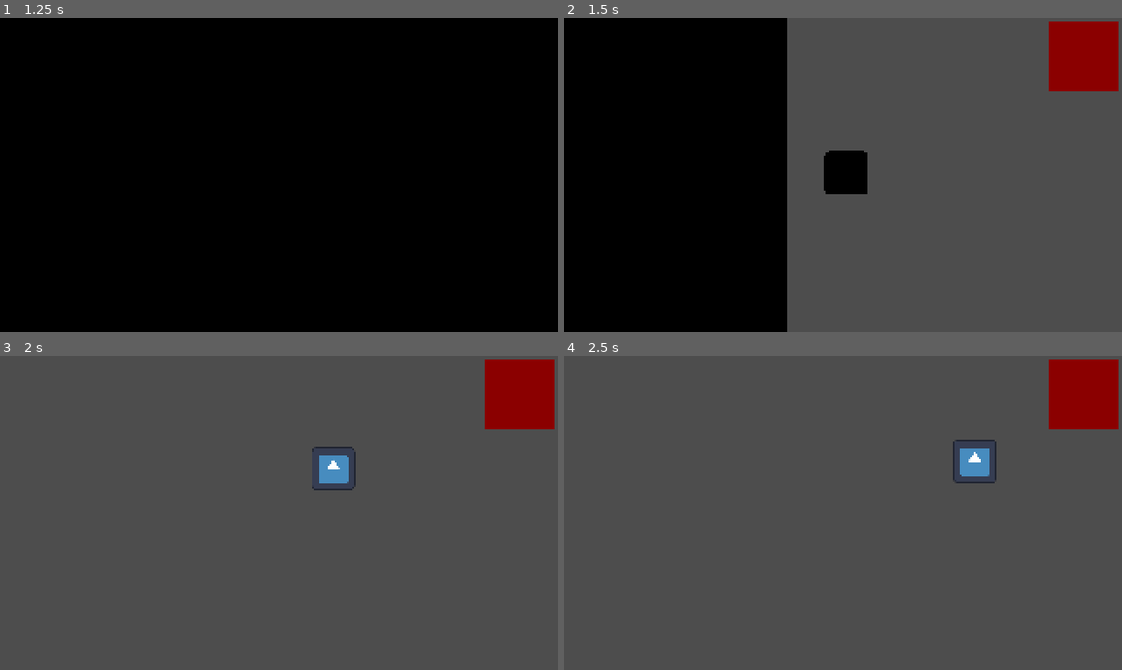
Above: before the commit, frames 1-4 (two rows, left to right).
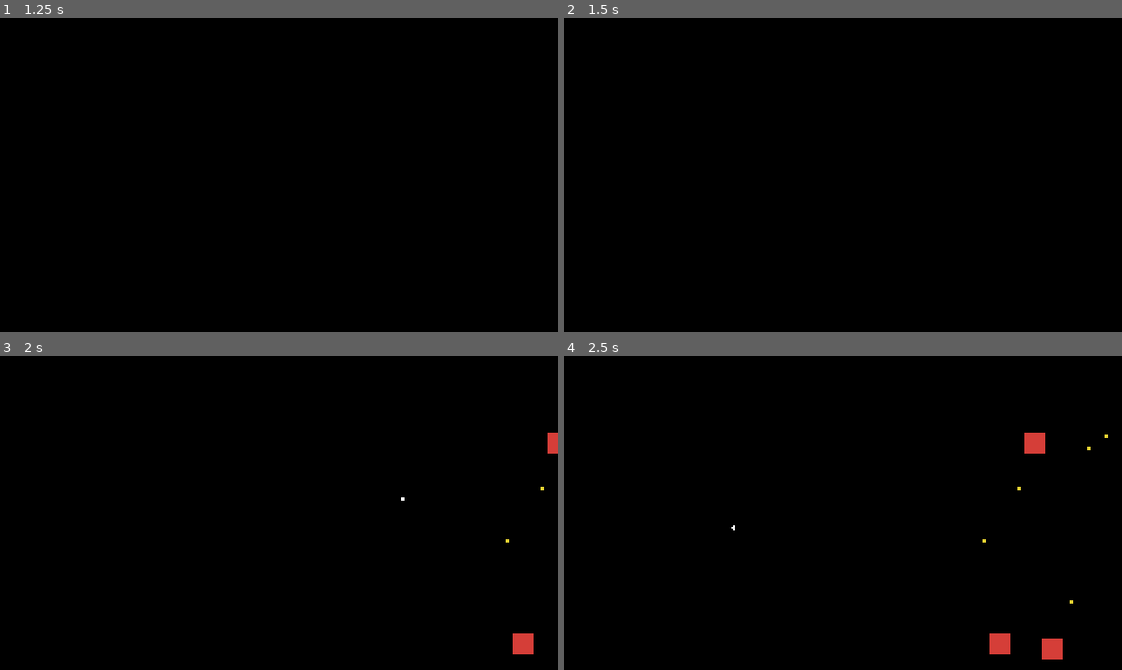
Above: after the commit, the same moments.

Repository: vitorascorrea/gmtk-jam-2024
Game: Godot game, scene res://screens/start_screen.tscn
The game is run twice, just before and just after one commit, with the same random seed, the same clock (stepped at 60 frames per second) and the same inputs. The engine's default icon, where the game draws it, is replaced by a stand-in: a white triangle on a blue panel in a dark square.
Inputs (mouse positions are in pixels of both pictures, inside the frame that each line leads up to):
- Up to frame 1 (1.25 s): click "Start" at 0.5 s
- Up to frame 2 (1.5 s): tap Enter at 1.25 s; move the mouse to (965, 159) at 1.27 s; hold Right (ui_right) from 1.28 s (still down); click (965, 159) at 1.35 s
- Up to frame 3 (2 s): keep holding Right (ui_right); tap Up (ui_up) at 1.52, 1.82 s; right-click (401, 497) at 1.55 s
- Up to frame 4 (2.5 s): keep holding Right (ui_right); move the mouse to (731, 528) at 2.02 s; right-click (731, 528) at 2.1 s; tap Up (ui_up) at 2.27, 2.3 s

Frame 1 is identical in both runs. In frame 2, 59% of the frame differs, in the area x 40-100%, y 0-100%; in frame 3, 100%, in the area x 0-100%, y 0-100%; in frame 4, 100%.

Commit message:
Exciting

Diff:
--- /dev/null
+++ b/dummy_scene.gd
@@ -0,0 +1,37 @@
+extends Node2D
+
+var pixel_scene = preload("res://entities/pixels/pixel.tscn")
+var destroyer_scene = preload("res://entities/destroyer/destroyer.tscn")
+var pixel_spawn_timer = Timer.new()
+var camera_zoom: float = 1.0
+
+# Called when the node enters the scene tree for the first time.
+func _ready() -> void:
+	pixel_spawn_timer.wait_time = 0.1
+	pixel_spawn_timer.autostart = true
+	pixel_spawn_timer.connect("timeout", _on_pixel_spawn_timer_timeout)
+	add_child(pixel_spawn_timer)
+
+	$Collector.connect("child_counted", _on_child_counter_timer_timeout)
+
+
+func _on_pixel_spawn_timer_timeout():
+	if randf() < 0.1:
+		var destroyer = destroyer_scene.instantiate()
+		destroyer.position = Vector2(320, randi_range(20, 170))
+		add_child(destroyer)
+	else:
+		var pixel = pixel_scene.instantiate()
+		pixel.position = Vector2(320, randi_range(20, 170))
+		add_child(pixel)
+
+
+func _on_child_counter_timer_timeout(child_count: int):
+	if child_count <= 1:
+		$CanvasLayer/PauseMenu.set_label_message("Game over")
+		$CanvasLayer/PauseMenu.trigger()
+		return
+	elif child_count > 100 and camera_zoom != 0.5:
+		camera_zoom = 0.5
+		var tween = get_tree().create_tween()
+		tween.tween_property($Camera2D, "zoom", Vector2(camera_zoom, camera_zoom), 1)
--- a/dummy_scene.tscn
+++ b/dummy_scene.tscn
@@ -1,27 +1,32 @@
-[gd_scene load_steps=5 format=3 uid="uid://dbjbvg5qkdwa3"]
+[gd_scene load_steps=4 format=3 uid="uid://dbjbvg5qkdwa3"]
 
 [ext_resource type="PackedScene" uid="uid://dlbme2uvym6ce" path="res://screens/pause_menu.tscn" id="1_5eebt"]
-[ext_resource type="PackedScene" uid="uid://dd1ow35lkxmgb" path="res://entities/state_machine_example/state_machine_example.tscn" id="2_6vqfn"]
-[ext_resource type="PackedScene" uid="uid://cvxirxbkcx8lk" path="res://entities/platformer_hero_example/platformer_hero_example.tscn" id="3_d5efm"]
-
-[sub_resource type="RectangleShape2D" id="RectangleShape2D_b3pvx"]
-size = Vector2(381, 20)
+[ext_resource type="Script" path="res://dummy_scene.gd" id="1_ecnis"]
+[ext_resource type="PackedScene" uid="uid://clv0rat1xmide" path="res://entities/collector/collector.tscn" id="2_6g616"]
 
 [node name="DummyScene" type="Node2D"]
+script = ExtResource("1_ecnis")
 
-[node name="PauseMenu" parent="." instance=ExtResource("1_5eebt")]
-visible = false
-offset_right = 320.0
-offset_bottom = 180.0
+[node name="ColorRect" type="ColorRect" parent="."]
+anchors_preset = 8
+anchor_left = 0.5
+anchor_top = 0.5
+anchor_right = 0.5
+anchor_bottom = 0.5
+offset_left = -449.0
+offset_top = -227.0
+offset_right = 750.0
+offset_bottom = 443.0
+grow_horizontal = 2
+grow_vertical = 2
+color = Color(0, 0, 0, 1)
 
-[node name="StateMachineExample" parent="." instance=ExtResource("2_6vqfn")]
-position = Vector2(298, 22)
+[node name="Camera2D" type="Camera2D" parent="."]
+position = Vector2(160, 90)
 
-[node name="PlatformerHeroExample" parent="." instance=ExtResource("3_d5efm")]
-position = Vector2(162, 89)
+[node name="Collector" parent="." instance=ExtResource("2_6g616")]
+position = Vector2(42, 89)
 
-[node name="Floor" type="StaticBody2D" parent="."]
+[node name="CanvasLayer" type="CanvasLayer" parent="."]
 
-[node name="CollisionShape2D" type="CollisionShape2D" parent="Floor"]
-position = Vector2(162, 126)
-shape = SubResource("RectangleShape2D_b3pvx")
+[node name="PauseMenu" parent="CanvasLayer" instance=ExtResource("1_5eebt")]
--- /dev/null
+++ b/entities/base_collider.gd
@@ -0,0 +1,46 @@
+class_name BaseCollider extends StaticBody2D
+
+var detection_area: Area2D
+var screen_notifier: VisibleOnScreenNotifier2D
+var owned: bool = false
+var speed: int = 100
+var min_size: int = 1
+
+
+func setup():
+	pass
+
+
+func _ready():
+	setup()
+
+	if detection_area != null:
+		detection_area.connect("body_entered", _on_detection_area_body_entered)
+
+	screen_notifier.connect("screen_exited", _on_screen_notifier_screen_exited)
+
+
+# Called every frame. 'delta' is the elapsed time since the previous frame.
+func _physics_process(delta: float) -> void:
+	if not owned:
+		position.x -= speed * delta
+
+
+func set_owned():
+	owned = true
+
+	if is_instance_valid(detection_area):
+		detection_area.queue_free()
+
+	if is_instance_valid(screen_notifier):
+		screen_notifier.queue_free()
+
+
+func _on_screen_notifier_screen_exited() -> void:
+	if not owned:
+		queue_free()
+
+
+func _on_detection_area_body_entered(body: Node2D) -> void:
+	if not owned and body.owned and GlobalVariables.current_child_count < min_size:
+		body.queue_free()
--- /dev/null
+++ b/entities/collector/collector.gd
@@ -0,0 +1,51 @@
+class_name Collector extends Area2D
+
+var child_counter_timer = Timer.new()
+var current_child_count: int = 1
+var child_count_ratio_to_increase_area: float = 15.0
+var area_radius_increment: float = 0.1
+
+signal child_counted
+
+
+func _ready() -> void:
+	child_counter_timer.wait_time = 2.0
+	child_counter_timer.autostart = true
+	child_counter_timer.connect("timeout", _on_child_counter_timer_timeout)
+	add_child(child_counter_timer)
+
+	$InitialPixel.set_owned()
+
+
+func _physics_process(delta: float) -> void:
+	global_position = get_global_mouse_position()
+
+	if Input.is_action_just_pressed("left_click"):
+		var tween = get_tree().create_tween()
+		tween.tween_property(self, "rotation_degrees", rotation_degrees + 90, 0.5)
+	if Input.is_action_just_pressed("right_click"):
+		var tween = get_tree().create_tween()
+		tween.tween_property(self, "rotation_degrees", rotation_degrees - 90, 0.5)
+
+
+func _on_body_entered(body: Node2D) -> void:
+	if body is BaseCollider and current_child_count >= body.min_size:
+		body.set_owned()
+		body.reparent(self)
+
+
+func _on_child_counter_timer_timeout():
+	# Removing the collision shape
+	current_child_count = get_child_count() - 1
+	GlobalVariables.current_child_count = current_child_count
+
+	child_counted.emit(current_child_count)
+
+	if current_child_count > child_count_ratio_to_increase_area:
+		$CollisionShape2D.shape.radius += (
+			(float(current_child_count) / child_count_ratio_to_increase_area) * area_radius_increment
+		)
+	else:
+		$CollisionShape2D.shape.radius = 2
+
+	print(current_child_count, " ", $CollisionShape2D.shape.radius)
--- /dev/null
+++ b/entities/collector/collector.tscn
@@ -0,0 +1,19 @@
+[gd_scene load_steps=4 format=3 uid="uid://clv0rat1xmide"]
+
+[ext_resource type="Script" path="res://entities/collector/collector.gd" id="1_qrkxm"]
+[ext_resource type="PackedScene" uid="uid://bfcy3187c3vdi" path="res://entities/pixels/pixel.tscn" id="2_fxrmy"]
+
+[sub_resource type="CircleShape2D" id="CircleShape2D_brl0i"]
+radius = 2.0
+
+[node name="Collector" type="Area2D"]
+script = ExtResource("1_qrkxm")
+
+[node name="CollisionShape2D" type="CollisionShape2D" parent="."]
+position = Vector2(0.5, 0.5)
+shape = SubResource("CircleShape2D_brl0i")
+
+[node name="InitialPixel" parent="." instance=ExtResource("2_fxrmy")]
+modulate = Color(1, 1, 1, 1)
+
+[connection signal="body_entered" from="." to="." method="_on_body_entered"]
--- /dev/null
+++ b/entities/destroyer/destroyer.gd
@@ -0,0 +1,7 @@
+class_name Destroyer extends BaseCollider
+
+
+func setup():
+	min_size = 100
+	detection_area = $Area2D
+	screen_notifier = $VisibleOnScreenNotifier2D
--- /dev/null
+++ b/entities/destroyer/destroyer.tscn
@@ -0,0 +1,34 @@
+[gd_scene load_steps=4 format=3 uid="uid://dnjevv1q2nwno"]
+
+[ext_resource type="Script" path="res://entities/destroyer/destroyer.gd" id="1_r4ll1"]
+
+[sub_resource type="RectangleShape2D" id="RectangleShape2D_36wtx"]
+size = Vector2(12, 12)
+
+[sub_resource type="CircleShape2D" id="CircleShape2D_wg32g"]
+radius = 11.0
+
+[node name="Destroyer" type="StaticBody2D"]
+script = ExtResource("1_r4ll1")
+
+[node name="CollisionShape2D" type="CollisionShape2D" parent="."]
+shape = SubResource("RectangleShape2D_36wtx")
+
+[node name="ColorRect" type="ColorRect" parent="."]
+offset_left = -6.0
+offset_top = -6.0
+offset_right = 6.0
+offset_bottom = 6.0
+color = Color(0.835625, 0.242655, 0.219402, 1)
+
+[node name="VisibleOnScreenNotifier2D" type="VisibleOnScreenNotifier2D" parent="."]
+position = Vector2(-4.76837e-07, 4.76837e-07)
+scale = Vector2(0.6, 0.6)
+
+[node name="Area2D" type="Area2D" parent="."]
+
+[node name="CollisionShape2D" type="CollisionShape2D" parent="Area2D"]
+shape = SubResource("CircleShape2D_wg32g")
+
+[connection signal="screen_exited" from="VisibleOnScreenNotifier2D" to="." method="_on_visible_on_screen_notifier_2d_screen_exited"]
+[connection signal="body_entered" from="Area2D" to="." method="_on_area_2d_body_entered"]
--- /dev/null
+++ b/entities/pixels/pixel.gd
@@ -0,0 +1,5 @@
+class_name Pixel extends BaseCollider
+
+
+func setup():
+	screen_notifier = $VisibleOnScreenNotifier2D
--- /dev/null
+++ b/entities/pixels/pixel.tscn
@@ -0,0 +1,29 @@
+[gd_scene load_steps=3 format=3 uid="uid://bfcy3187c3vdi"]
+
+[ext_resource type="Script" path="res://entities/pixels/pixel.gd" id="1_0bfyw"]
+
+[sub_resource type="RectangleShape2D" id="RectangleShape2D_q3o1x"]
+size = Vector2(2, 2)
+
+[node name="Pixel" type="StaticBody2D"]
+modulate = Color(0.90726, 0.826096, 0.194888, 1)
+script = ExtResource("1_0bfyw")
+
+[node name="ColorRect" type="ColorRect" parent="."]
+anchors_preset = 8
+anchor_left = 0.5
+anchor_top = 0.5
+anchor_right = 0.5
+anchor_bottom = 0.5
+offset_right = 2.0
+offset_bottom = 2.0
+grow_horizontal = 2
+grow_vertical = 2
+
+[node name="VisibleOnScreenNotifier2D" type="VisibleOnScreenNotifier2D" parent="."]
+position = Vector2(1, 1)
+scale = Vector2(0.1, 0.1)
+
+[node name="CollisionShape2D" type="CollisionShape2D" parent="."]
+position = Vector2(1, 1)
+shape = SubResource("RectangleShape2D_q3o1x")
--- a/entities/platformer_hero_example/idle.gd
+++ /dev/null
@@ -1,23 +0,0 @@
-class_name Idle extends State
-
-@export var character: CharacterBody2D
-@export var walking_state: State
-@export var jumping_state: State
-
-
-func enter():
-	character.modulate = Color.BLACK
-
-
-func exit():
-	character.modulate = Color.WHITE
-
-
-func physics_update(delta: float):
-	if Input.is_action_just_pressed("ui_up"):
-		transitioned.emit(jumping_state)
-		return
-
-	var direction := Input.get_axis("ui_left", "ui_right")
-	if direction:
-		transitioned.emit(walking_state)
--- a/entities/platformer_hero_example/jumping.gd
+++ /dev/null
@@ -1,46 +0,0 @@
-class_name Jumping extends State
-
-@export var character: CharacterBody2D
-@export var idle_state: Idle
-
-var speed = 100
-var previous_velocity: Vector2 = Vector2.ZERO
-var gravity: int = 250
-var jump_velocity: int = -250
-var buffered_input_threshold: int = 100
-var buffered_input: bool = false
-
-
-func enter():
-	previous_velocity = Vector2.ZERO
-	character.velocity.y = jump_velocity
-	character.move_and_slide()
-
-
-func physics_update(delta: float):
-	if character.is_on_floor():
-		if buffered_input:
-			character.velocity.y = jump_velocity
-			buffered_input = false
-		else:
-			transitioned.emit(idle_state)
-			return
-
-	if not buffered_input and Input.is_action_just_pressed("ui_up") and character.velocity.y > buffered_input_threshold:
-		buffered_input = true
-
-	var direction := Input.get_axis("ui_left", "ui_right")
-
-	if direction:
-		character.velocity.x = direction * speed
-	else:
-		character.velocity.x = move_toward(character.velocity.x, 0, speed)
-
-	if Input.is_action_just_released("ui_up"):
-		character.velocity.y *= 0.4
-
-	character.velocity.y += gravity * delta
-	character.velocity.x = lerp(previous_velocity.x, character.velocity.x, 0.1)
-
-	previous_velocity = character.velocity
-	character.move_and_slide()
--- a/entities/platformer_hero_example/platformer_hero_example.tscn
+++ /dev/null
@@ -1,40 +0,0 @@
-[gd_scene load_steps=7 format=3 uid="uid://cvxirxbkcx8lk"]
-
-[ext_resource type="Texture2D" uid="uid://g6hoatrrdpg6" path="res://icon.svg" id="1_f5356"]
-[ext_resource type="Script" path="res://helpers/state_machine.gd" id="2_i6sb8"]
-[ext_resource type="Script" path="res://entities/platformer_hero_example/idle.gd" id="3_4y3pu"]
-[ext_resource type="Script" path="res://entities/platformer_hero_example/walking.gd" id="4_htbtn"]
-[ext_resource type="Script" path="res://entities/platformer_hero_example/jumping.gd" id="5_u7kv5"]
-
-[sub_resource type="RectangleShape2D" id="RectangleShape2D_pqewd"]
-
-[node name="PlatformerHeroExample" type="CharacterBody2D"]
-
-[node name="Icon" type="Sprite2D" parent="."]
-position = Vector2(0, -7.62939e-06)
-scale = Vector2(0.195312, 0.195312)
-texture = ExtResource("1_f5356")
-
-[node name="CollisionShape2D" type="CollisionShape2D" parent="."]
-shape = SubResource("RectangleShape2D_pqewd")
-
-[node name="StateMachine" type="Node" parent="." node_paths=PackedStringArray("starting_state")]
-script = ExtResource("2_i6sb8")
-starting_state = NodePath("Idle")
-
-[node name="Idle" type="Node" parent="StateMachine" node_paths=PackedStringArray("character", "walking_state", "jumping_state")]
-script = ExtResource("3_4y3pu")
-character = NodePath("../..")
-walking_state = NodePath("../Walking")
-jumping_state = NodePath("../Jumping")
-
-[node name="Walking" type="Node" parent="StateMachine" node_paths=PackedStringArray("character", "idle_state", "jumping_state")]
-script = ExtResource("4_htbtn")
-character = NodePath("../..")
-idle_state = NodePath("../Idle")
-jumping_state = NodePath("../Jumping")
-
-[node name="Jumping" type="Node" parent="StateMachine" node_paths=PackedStringArray("character", "idle_state")]
-script = ExtResource("5_u7kv5")
-character = NodePath("../..")
-idle_state = NodePath("../Idle")
--- a/entities/platformer_hero_example/walking.gd
+++ /dev/null
@@ -1,22 +0,0 @@
-class_name Walking extends State
-
-@export var character: CharacterBody2D
-@export var idle_state: Idle
-@export var jumping_state: Jumping
-
-var speed = 100
-
-
-func physics_update(delta: float):
-	if Input.is_action_just_pressed("ui_up"):
-		transitioned.emit(jumping_state)
-		return
-
-	var direction := Input.get_axis("ui_left", "ui_right")
-
-	if direction:
-		character.velocity.x = direction * speed
-	else:
-		transitioned.emit(idle_state)
-
-	character.move_and_slide()
--- a/entities/state_machine_example/blue_state.gd
+++ /dev/null
@@ -1,13 +0,0 @@
-class_name BlueState extends State
-
-@export var color_rect: ColorRect
-@export var red_state: RedState
-
-
-func enter():
-	color_rect.color = Color.BLUE
-
-
-func update(delta: float) -> void:
-	if Input.is_action_just_pressed("ui_left"):
-		transitioned.emit(red_state)
--- a/entities/state_machine_example/red_state.gd
+++ /dev/null
@@ -1,13 +0,0 @@
-class_name RedState extends State
-
-@export var color_rect: ColorRect
-@export var blue_state: BlueState
-
-
-func enter():
-	color_rect.color = Color.DARK_RED
-
-
-func update(delta: float) -> void:
-	if Input.is_action_just_pressed("ui_left"):
-		transitioned.emit(blue_state)
--- a/entities/state_machine_example/state_machine_example.tscn
+++ /dev/null
@@ -1,34 +0,0 @@
-[gd_scene load_steps=4 format=3 uid="uid://dd1ow35lkxmgb"]
-
-[ext_resource type="Script" path="res://helpers/state_machine.gd" id="1_qvtgj"]
-[ext_resource type="Script" path="res://entities/state_machine_example/red_state.gd" id="2_n18f3"]
-[ext_resource type="Script" path="res://entities/state_machine_example/blue_state.gd" id="3_83ecg"]
-
-[node name="StateMachineExample" type="Node2D"]
-
-[node name="ColorRect" type="ColorRect" parent="."]
-anchors_preset = 8
-anchor_left = 0.5
-anchor_top = 0.5
-anchor_right = 0.5
-anchor_bottom = 0.5
-offset_left = -20.0
-offset_top = -20.0
-offset_right = 20.0
-offset_bottom = 20.0
-grow_horizontal = 2
-grow_vertical = 2
-
-[node name="StateMachine" type="Node" parent="ColorRect" node_paths=PackedStringArray("starting_state")]
-script = ExtResource("1_qvtgj")
-starting_state = NodePath("RedState")
-
-[node name="RedState" type="Node" parent="ColorRect/StateMachine" node_paths=PackedStringArray("color_rect", "blue_state")]
-script = ExtResource("2_n18f3")
-color_rect = NodePath("../..")
-blue_state = NodePath("../BlueState")
-
-[node name="BlueState" type="Node" parent="ColorRect/StateMachine" node_paths=PackedStringArray("color_rect", "red_state")]
-script = ExtResource("3_83ecg")
-color_rect = NodePath("../..")
-red_state = NodePath("../RedState")
--- a/globals/global_variables.gd
+++ b/globals/global_variables.gd
@@ -2,3 +2,6 @@
 
 const START_SCREEN_SCENE = "res://screens/start_screen.tscn"
 const SCENE_TRANSITION_UI_SCENE = "res://globals/scene_transition_ui.tscn"
+
+
+var current_child_count = 0
--- a/helpers/state.gd
+++ /dev/null
@@ -1,20 +0,0 @@
-class_name State extends Node
-
-
-signal transitioned
-
-
-func enter():
-	pass
-
-
-func exit():
-	pass
-
-
-func update(delta: float):
-	pass
-
-
-func physics_update(delta: float):
-	pass
--- a/helpers/state_machine.gd
+++ /dev/null
@@ -1,35 +0,0 @@
-class_name StateMachine extends Node
-
-
-@export var starting_state: State
-
-var states: Array[State] = []
-var current_state: State
-
-
-func _ready():
-	for child in get_children():
-		if child is State:
-			states.append(child)
-			child.connect("transitioned", _on_state_transitioned)
-
-	current_state = starting_state
-
-	current_state.enter()
-
-
-func _process(delta: float) -> void:
-	if current_state:
-		current_state.update(delta)
-
-
-func _physics_process(delta: float) -> void:
-	if current_state:
-		current_state.physics_update(delta)
-
-
-func _on_state_transitioned(new_state: State):
-	current_state.exit()
-	new_state.enter()
-
-	current_state = new_state
--- a/project.godot
+++ b/project.godot
@@ -10,7 +10,7 @@
 
 [application]
 
-config/name="base-pixel-art-project"
+config/name="gmtk-jam-2024-proto-4"
 run/main_scene="res://screens/start_screen.tscn"
 config/features=PackedStringArray("4.3", "GL Compatibility")
 config/icon="res://icon.svg"
@@ -35,6 +35,21 @@
 "events": [Object(InputEventKey,"resource_local_to_scene":false,"resource_name":"","device":-1,"window_id":0,"alt_press …(195 unchanged characters)…
 ]
 }
+jump={
+"deadzone": 0.5,
+"events": [Object(InputEventKey,"resource_local_to_scene":false,"resource_name":"","device":-1,"window_id":0,"alt_pressed":false,"shift_pressed":false,"ctrl_pressed":false,"meta_pressed":false,"pressed":false,"keycode":0,"physical_keycode":4194320,"key_label":0,"unicode":0,"location":0,"echo":false,"script":null)
+]
+}
+left_click={
+"deadzone": 0.5,
+"events": [Object(InputEventMouseButton,"resource_local_to_scene":false,"resource_name":"","device":-1,"window_id":0,"alt_pressed":false,"shift_pressed":false,"ctrl_pressed":false,"meta_pressed":false,"button_mask":0,"position":Vector2(0, 0),"global_position":Vector2(0, 0),"factor":1.0,"button_index":1,"canceled":false,"pressed":false,"double_click":false,"script":null)
+]
+}
+right_click={
+"deadzone": 0.5,
+"events": [Object(InputEventMouseButton,"resource_local_to_scene":false,"resource_name":"","device":-1,"window_id":0,"alt_pressed":false,"shift_pressed":false,"ctrl_pressed":false,"meta_pressed":false,"button_mask":0,"position":Vector2(0, 0),"global_position":Vector2(0, 0),"factor":1.0,"button_index":2,"canceled":false,"pressed":false,"double_click":false,"script":null)
+]
+}
 
 [rendering]
 
--- a/screens/pause_menu.tscn
+++ b/screens/pause_menu.tscn
@@ -45,6 +45,7 @@
 horizontal_alignment = 1
 
 [node name="BackToMenuButton" type="Button" parent="VBoxContainer"]
+process_mode = 3
 layout_mode = 2
 theme_override_font_sizes/font_size = 10
 text = "Back to Menu"
